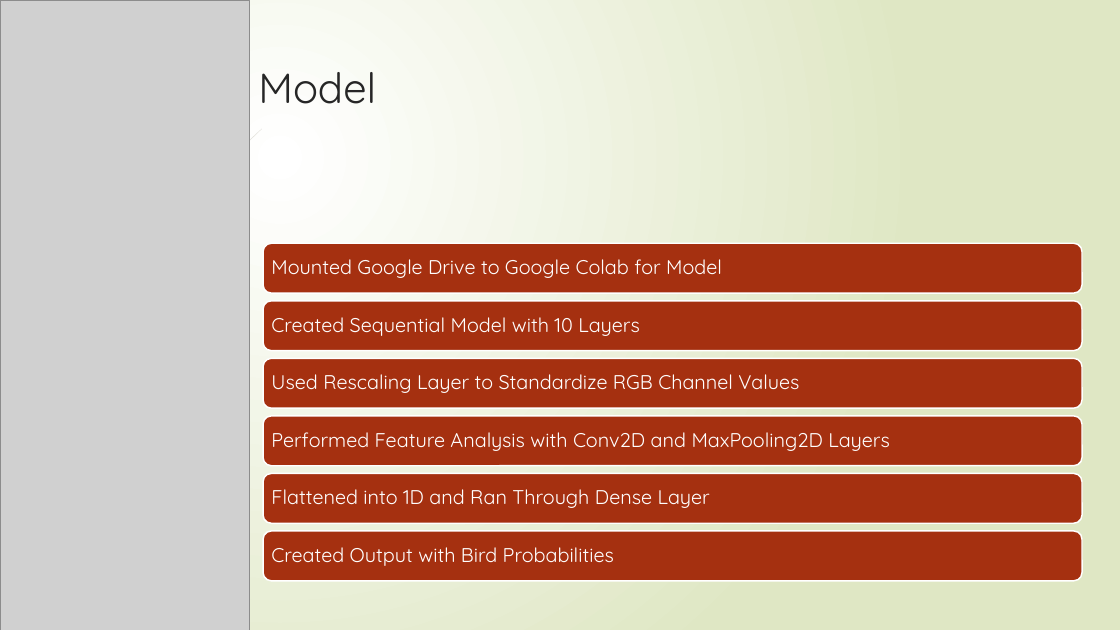
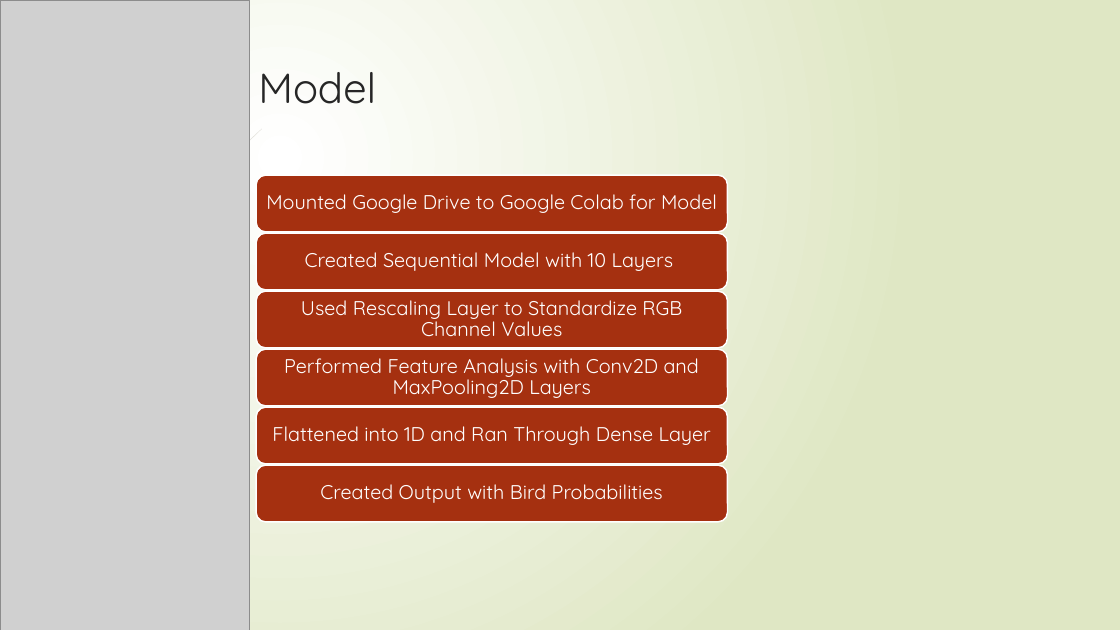
Before and after one commit to CrystalRae90/Machine_Learning_Project, a slide deck: slide 4 of Presentation.pptx. Drawn at 1120x630 pixels with LibreOffice and Linux fonts; fonts in the diff are those of the drawing; grey boxes stand for pictures. Boxes give left, top, right and bottom in pixels: in the first picture for what was removed or moved away, otherwise in the second. Text is boxed around its words. In the diff, an @@ line names an element or a change of style, - is before the commit and + after.

```diff
--- a/Presentation.pptx
+++ b/Presentation.pptx
@@ rounded rectangle added at (x1=256, y1=175, x2=728, y2=232), fill #A53010, outline #FFFFFF 1.25 pt @@
@@ text "Mounted Google Drive to Google ..." moved from (x1=271, y1=259, x2=722, y2=278) to (x1=266, y1=194, x2=717, y2=213) @@
@@ rounded rectangle resized from (x1=263, y1=244, x2=1082, y2=293) to (x1=256, y1=234, x2=728, y2=291) @@
@@ text "Created Sequential Model with 10 ..." moved from (x1=271, y1=317, x2=640, y2=336) to (x1=305, y1=252, x2=674, y2=271) @@
@@ rounded rectangle resized from (x1=263, y1=301, x2=1082, y2=350) to (x1=256, y1=292, x2=728, y2=349) @@
@@ text "Used Rescaling Layer to Standardize ..." moved from (x1=271, y1=374, x2=799, y2=393) to (x1=301, y1=300, x2=682, y2=336) @@
@@ rounded rectangle resized from (x1=263, y1=359, x2=1082, y2=408) to (x1=256, y1=350, x2=728, y2=407) @@
@@ text "Performed Feature Analysis with Conv2D ..." moved from (x1=271, y1=432, x2=889, y2=451) to (x1=284, y1=358, x2=699, y2=398) @@
@@ rounded rectangle resized from (x1=263, y1=416, x2=1082, y2=465) to (x1=256, y1=408, x2=728, y2=465) @@
@@ text "Flattened into 1D and Ran ..." moved from (x1=271, y1=489, x2=710, y2=508) to (x1=272, y1=426, x2=711, y2=445) @@
@@ rounded rectangle resized from (x1=263, y1=474, x2=1082, y2=523) to (x1=256, y1=465, x2=728, y2=523) @@
@@ alignment left to centre in 6 elements at (x1=266, y1=194, x2=717, y2=213), (x1=305, y1=252, x2=674, y2=271), (x1=301, y1=300, x2=682, y2=336), (x1=284, y1=358, x2=699, y2=398), (x1=272, y1=426, x2=711, y2=445), (x1=320, y1=484, x2=663, y2=503) @@
@@ text "Created Output with Bird Probabilities" moved from (x1=271, y1=547, x2=614, y2=566) to (x1=320, y1=484, x2=663, y2=503) @@
@@ rounded rectangle removed at (x1=263, y1=531, x2=1082, y2=581) @@
```
Also in this commit, not shown: 6 other slides changed, 1 slide added, 1 other file.
